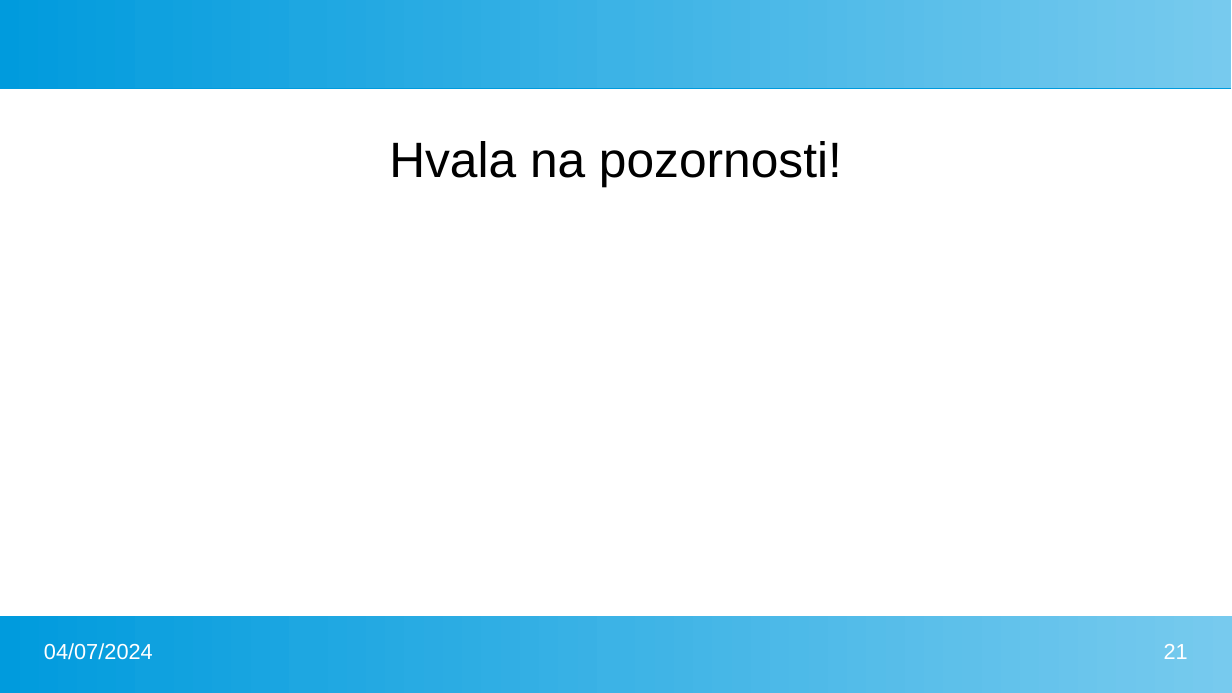
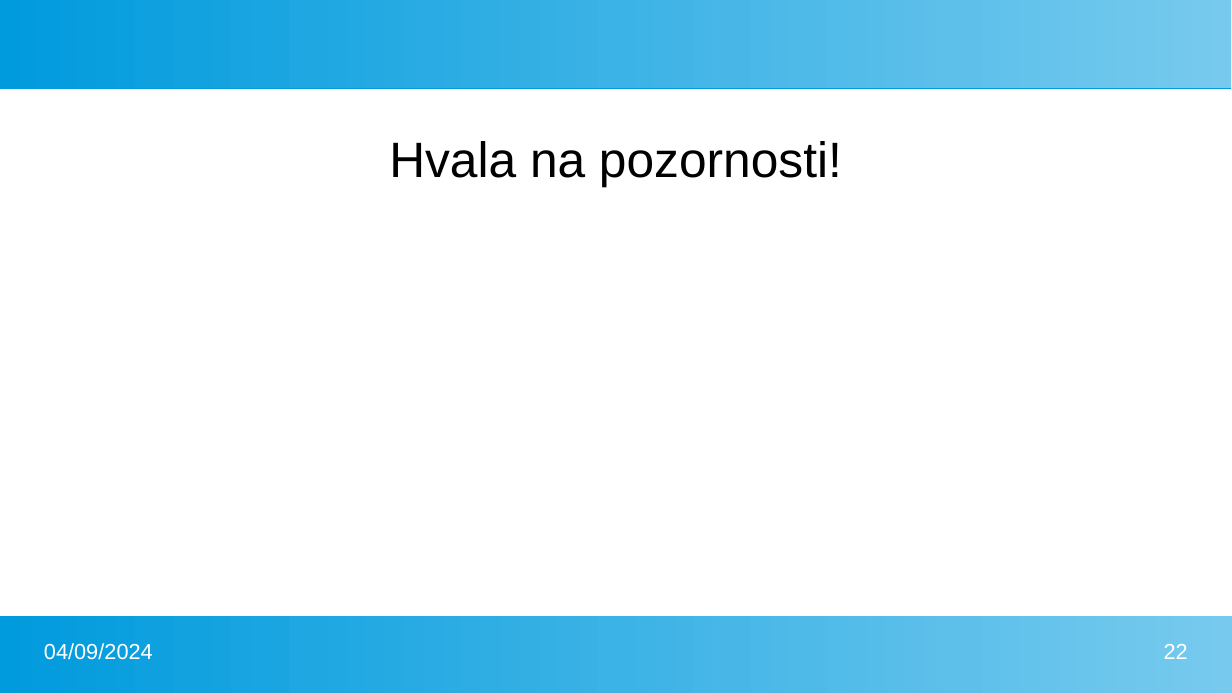
Before and after one commit to FlatAssembler/PicoBlaze_Simulator_in_JS, a slide deck: slide 22 of seminar/PicoBlaze.pptx (slide 21 before the commit). Drawn at 1232x693 pixels with LibreOffice and Linux fonts; fonts in the diff are those of the drawing. Boxes give left, top, right and bottom in pixels: in the first picture for what was removed or moved away, otherwise in the second. Text is boxed around its words. In the diff, an @@ line names an element or a change of style, - is before the commit and + after.

```diff
--- a/seminar/PicoBlaze.pptx
+++ b/seminar/PicoBlaze.pptx
@@ text at <box>44,643,153,660</box>: text changed @@
-04/07/2024
+04/09/2024
@@ page number at <box>1164,644,1188,659</box>: text changed @@
-21
+22
```
Also in this commit, not shown: 19 other slides changed, 1 slide added, 1 other file.
